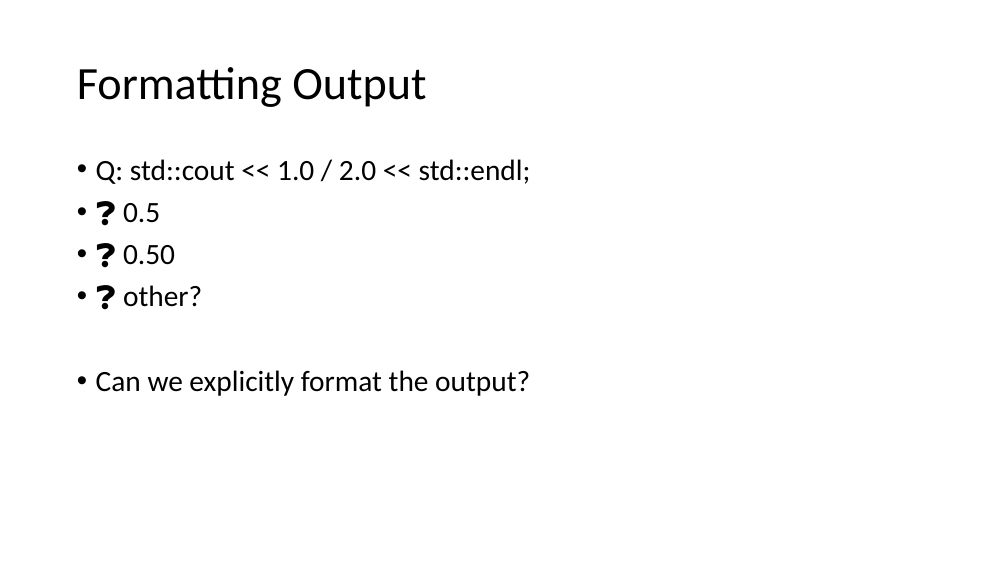
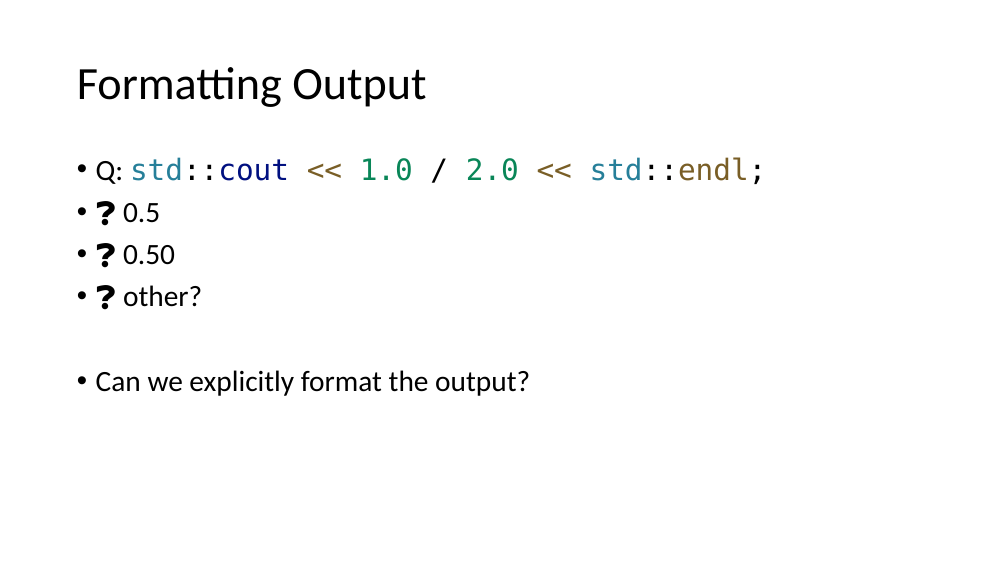
Before and after one commit to CNOCycle/cpp_tutorial, a slide deck: slide 8 of 03-iostream/00-iostream.pptx (slide 7 before the commit). Drawn at 1008x567 pixels with LibreOffice and Linux fonts; fonts in the diff are those of the drawing. Boxes give left, top, right and bottom in pixels: in the first picture for what was removed or moved away, otherwise in the second. Text is boxed around its words. In the diff, an @@ line names an element or a change of style, - is before the commit and + after.

```diff
--- a/03-iostream/00-iostream.pptx
+++ b/03-iostream/00-iostream.pptx
@@ text at (x1=96, y1=157, x2=767, y2=184): font Calibri to DejaVu Sans Mono in "std::cout << 1.0 / 2.0 << std::endl;"; text colour #000000 to #267F99 in "std::cout std::endl;"; text colour #000000 to #001080 in "std::cout"; text colour #000000 to #795E26 in "<< << std::endl;"; text colour #000000 to #098658 in "1.0 2.0" @@
```
Also in this commit, not shown: 3 other slides changed, 2 slides added, 1 slide removed, 2 other files.
